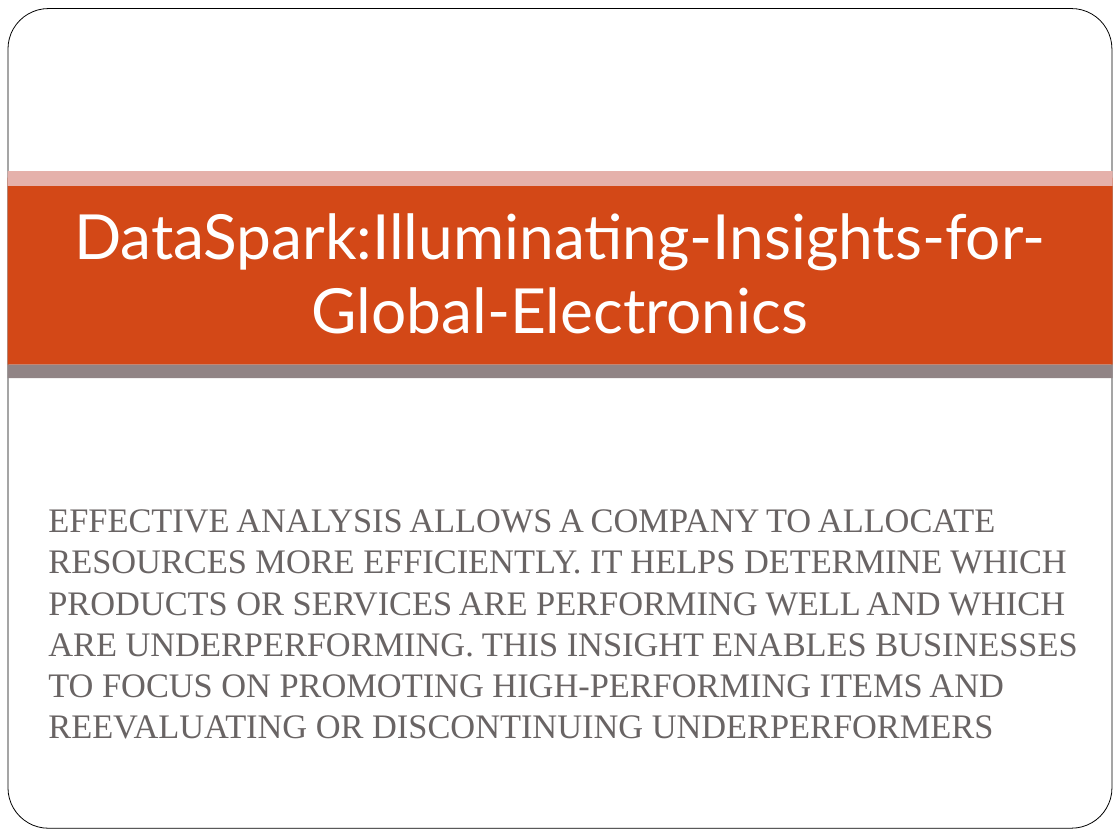
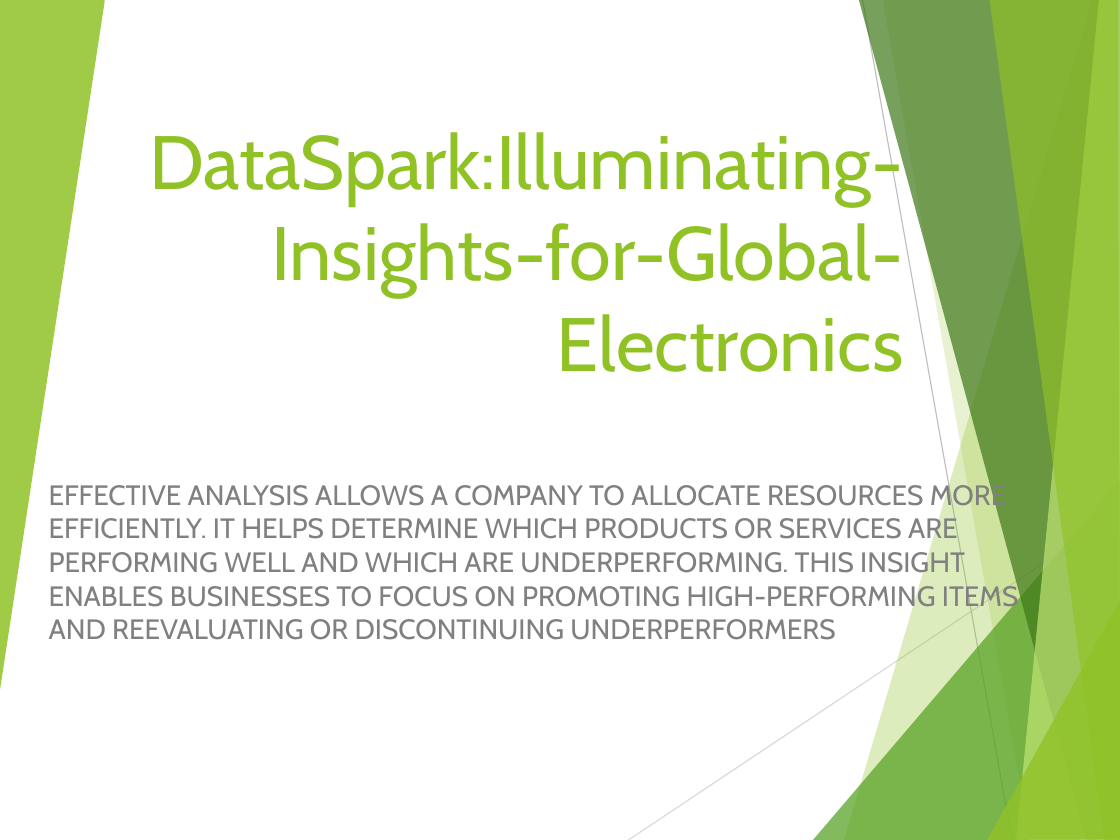
Before and after one commit to praveenaaaron/DS_DataSpark-Illuminating-Insights-for-Global-Electronics, a slide deck: slide 1 of DataSpark.pptx. Drawn at 1120x840 pixels with LibreOffice and Linux fonts; fonts in the diff are those of the drawing; background and template pictures are left out. Boxes give left, top, right and bottom in pixels: in the first picture for what was removed or moved away, otherwise in the second. Text is boxed around its words. In the diff, an @@ line names an element or a change of style, - is before the commit and + after.

```diff
--- a/DataSpark.pptx
+++ b/DataSpark.pptx
@@ group added at <box>0,0,1120,840</box>: 8 freeform shapes, 2 lines @@
@@ rounded rectangle removed at <box>8,9,1112,829</box> @@
@@ title "DataSpark:Illuminating-Insights-for-Global-Electronics": place and size @@
-title "DataSpark:Illuminating-Insights-for-Global-Electronics" at <box>74,213,1045,334</box>
+title "DataSpark:Illuminating-Insights-for-Global-Electronics" at <box>149,126,904,372</box>
@@ title "DataSpark:Illuminating-Insights-for-Global-Electronics" at <box>149,126,904,372</box>: size 40 to 48.6 pt, font Lato to Cabin, text colour #FFFFFF to #90C226; alignment centre to right; vertical alignment middle to bottom @@
@@ rectangle removed at <box>8,177,1113,364</box> @@
@@ rectangle removed at <box>8,171,1113,186</box> @@
@@ rectangle removed at <box>8,365,1113,379</box> @@
@@ subtitle "EFFECTIVE ANALYSIS ALLOWS A COMPANY ...": place and size @@
-subtitle "EFFECTIVE ANALYSIS ALLOWS A COMPANY ..." at <box>48,509,1077,698</box>
+subtitle "EFFECTIVE ANALYSIS ALLOWS A COMPANY ..." at <box>49,481,1019,640</box>
@@ subtitle "EFFECTIVE ANALYSIS ALLOWS A COMPANY ..." at <box>49,481,1019,640</box>: size 22.1 to 18 pt, font Times New Roman to Cabin, text colour #696464 to #808080; more space between paragraphs @@
```
Also in this commit, not shown: 1 other slide changed, 9 slides added, 8 slides removed, 1 other file.
